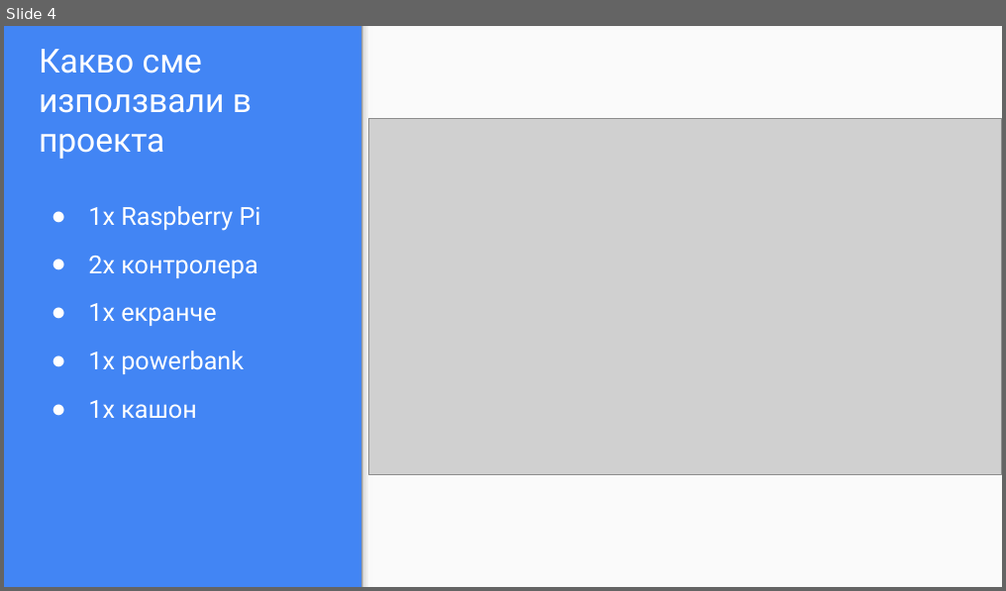
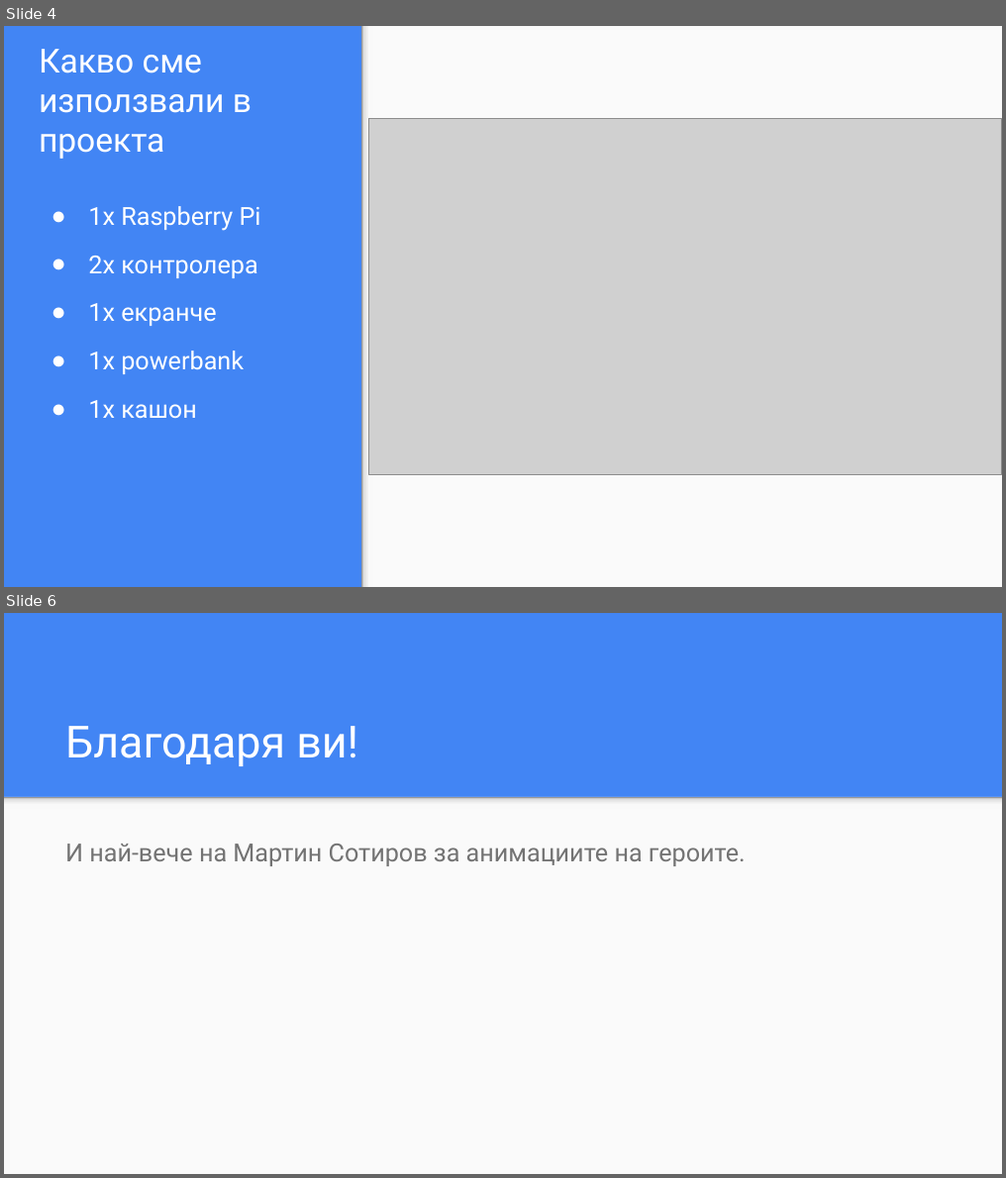
Before and after one commit to mikirov/Hacktues-2018, a slide deck: Arcade Box (1986).pptx. Shown one above the other, each under a label of ours: slide 4 before the commit, slides 4 and 6 after it; the slides between them are not shown. The pictures are 1006x591 and 1006x1178 pixels, drawn with LibreOffice and Linux fonts; fonts in the diff are those of the drawing; grey boxes stand for pictures. Boxes give left, top, right and bottom in pixels: in the first picture for what was removed or moved away, otherwise in the second. Text is boxed around its words. In the diff, an @@ line names an element or a change of style, - is before the commit and + after.

Commit message:
Presentation changes

```diff
--- a/Arcade Box (1986).pptx
+++ b/Arcade Box (1986).pptx
@@ slide 6 added at <box>4,613,1002,1174</box>, background #4285F4 @@
@@ title added at <box>65,726,358,766</box>, 32 pt, text #FFFFFF @@
+Благодаря ви!
@@ rectangle added at <box>4,796,1002,1173</box>, fill #FAFAFA @@
@@ rectangle added at <box>4,796,1002,809</box>, fill gradient #F9F9F9 to #DEDEDE to #999999 @@
@@ text added at <box>65,844,746,866</box>, 18 pt, text #737373 @@
+И най-вече на Мартин Сотиров за анимациите на героите.
```
